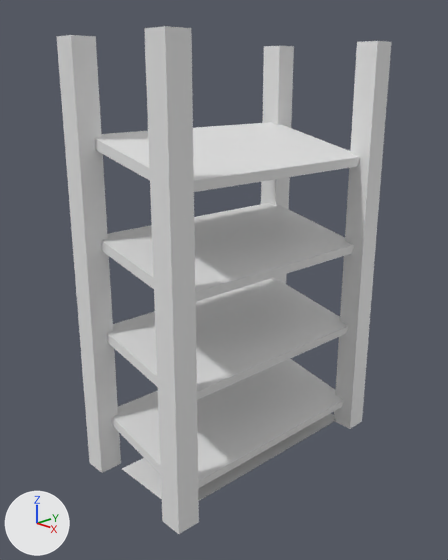
Before and after pictures for a commit that changed the Blender file Shelves.blend.
Rendered twice from a camera (50 mm lens) standing at (3.52, -3.43, 3.11) and looking at (-0.02, -0.1, 1.53). Arrows for +X, +Y and +Z are at lower left; the lights stay in place. The older version comes first.

Names of what the first picture shows: 'Shelf', 'ShelfDisplay'.
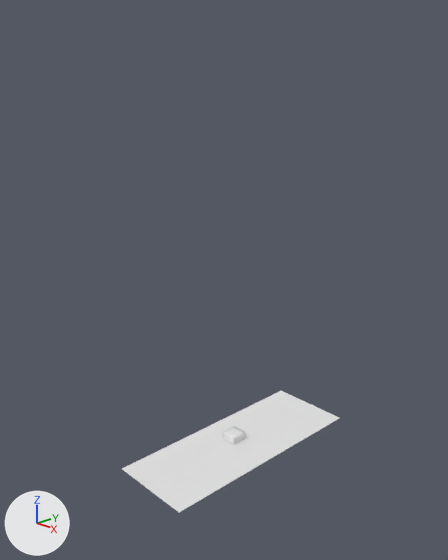
Changed parts and their boxes (x1, y1, x2, y2) in the pictures (448 x 560 px):
'Shelf', hidden: before (57, 26, 391, 534)
'SheetCake', added: after (222, 426, 245, 445)
'ShelfDisplay', unchanged, uncovered by the edit: before (122, 413, 336, 501); after (122, 391, 339, 512)

The change, as a list of edits to the scene's bpy script:
```text
Add me_cube_009:
    me_cube_009.from_pydata(...)  # 96 vertices, 94 faces; spans x -0.074..0.072, y -0.072..0.082, z 0.001..0.067
    me_cube_009.polygons.foreach_set('use_smooth', [True] * 94)
Change ob_shelf:
    add ob_shelf.hide_set(True)
Add ob_sheetcake:
    ob_sheetcake = bpy.data.objects.new('SheetCake', me_cube_009)
    ob_sheetcake.location = (0.0, 0.0, 0.0)
```
